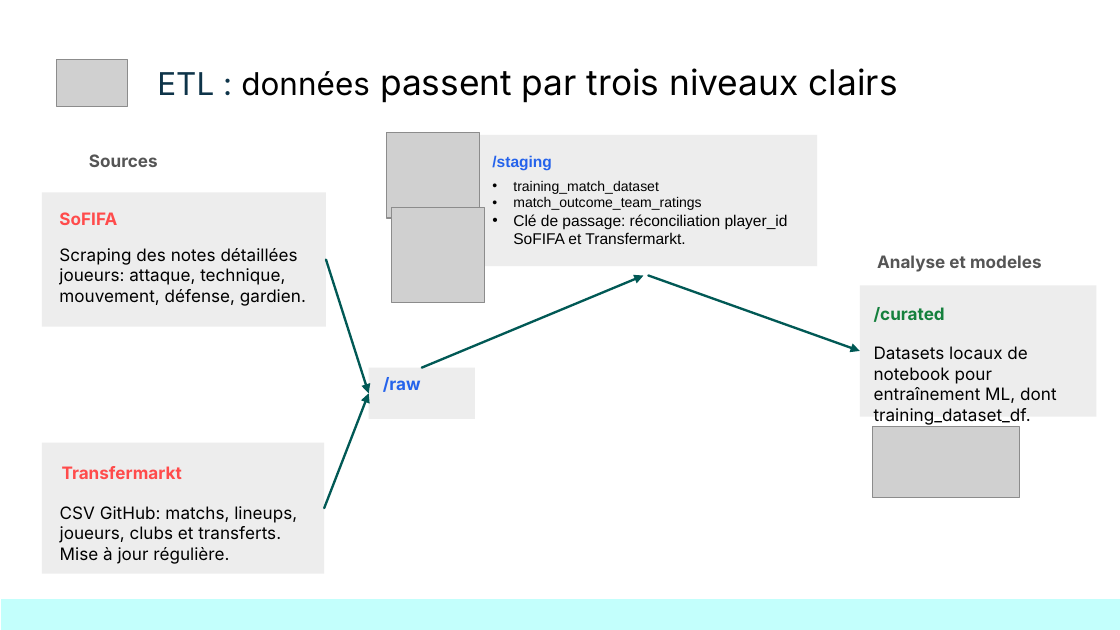
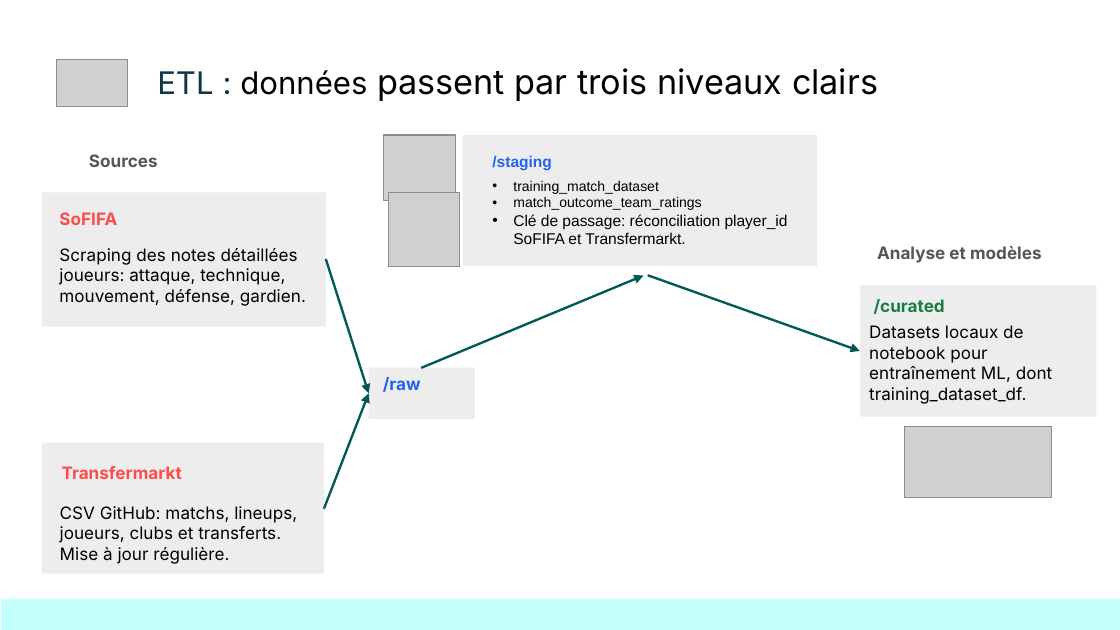
Before and after one commit to kinpintouche-star/football-predictor, a slide deck: slide 7 of docs/FootballPredictorDemoDay20260803.pptx. Drawn at 1120x630 pixels with LibreOffice and Linux fonts; fonts in the diff are those of the drawing; grey boxes stand for pictures; background and template pictures are left out. Boxes give left, top, right and bottom in pixels: in the first picture for what was removed or moved away, otherwise in the second. Text is boxed around its words. In the diff, an @@ line names an element or a change of style, - is before the commit and + after.

```diff
--- a/docs/FootballPredictorDemoDay20260803.pptx
+++ b/docs/FootballPredictorDemoDay20260803.pptx
@@ title "ETL : données passent par ..." at (157, 68, 878, 101): size 20.2 to 20 pt in "ETL : données"; size 22.7 to 22 pt in "passent par trois niveaux clairs" @@
@@ picture: place and size @@
-picture at (386, 132, 479, 217)
+picture at (384, 134, 456, 200)
@@ picture: place and size @@
-picture at (392, 207, 485, 302)
+picture at (389, 193, 460, 267)
@@ free "Analyse et modèles": place and size @@
-free "Analyse et modèles" at (877, 255, 1042, 272)
+free "Analyse et modèles" at (872, 246, 1092, 246)
@@ text in free at (877, 246, 1042, 263): text changed @@
-Analyse et modeles
+Analyse et modèles
@@ free "/curated": place and size @@
-free "/curated" at (874, 307, 945, 322)
+free "/curated" at (869, 299, 1095, 299)
@@ free "Datasets locaux de notebook pour ...": place and size @@
-free "Datasets locaux de notebook pour ..." at (874, 346, 1056, 425)
+free "Datasets locaux de notebook pour ..." at (865, 326, 1091, 326)
@@ picture: place and size @@
-picture at (872, 427, 1019, 497)
+picture at (905, 427, 1052, 497)
```
Also in this commit, not shown: 10 other slides changed.
